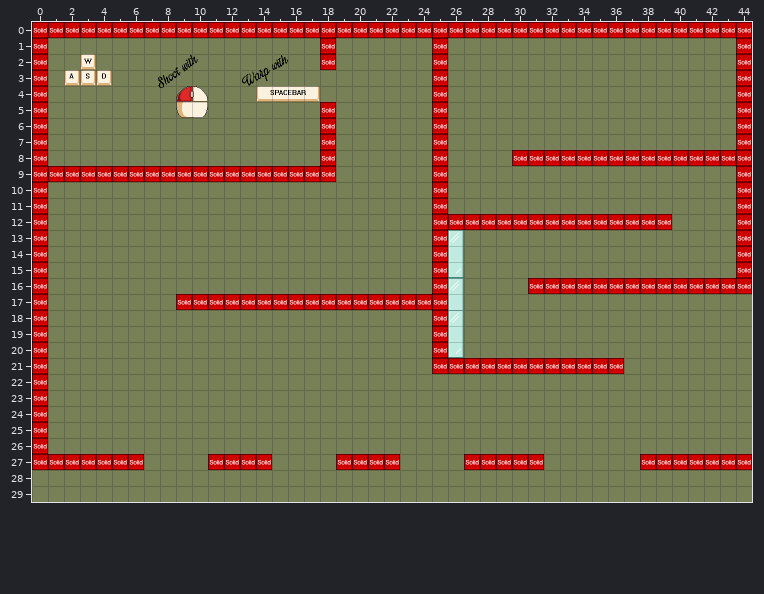
Tiled map, stored at GitHub/data/tileset/level1.tmx. That is the earlier state.
Cells are 32x32 px. Shown: x 0..44, y 0..29.
After:
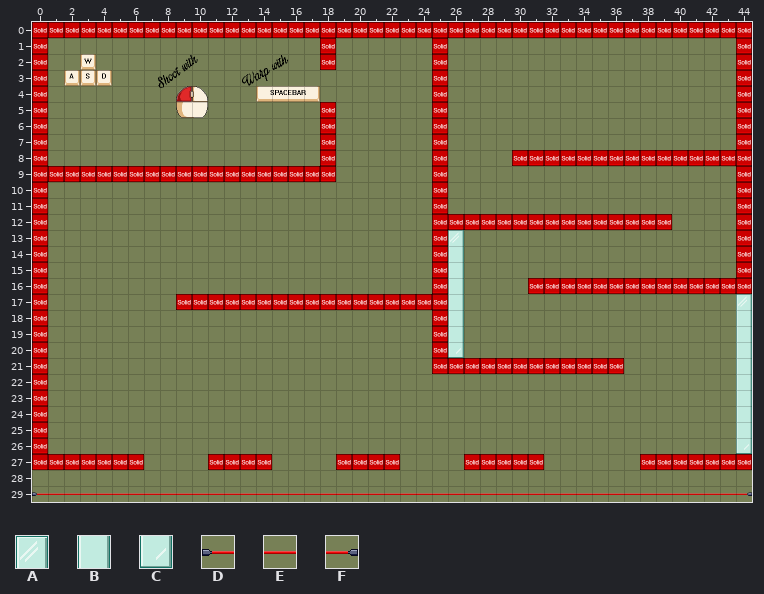
Key: from "gametileset": A 178, B 203, C 228, D 278, E 279, F 280.
_ is an empty cell.
Diff:
Layer "Background":
y 15: x 26 C -> B
y 16: x 26 A -> B
y 17: x 44 _ -> A
y 18: x 26 A -> B; x 44 _ -> B
y 19..25: x 44 _ -> B
y 26: x 44 _ -> C
y 29: x 0..44 _____________________________________________ -> DEEEEEEEEEEEEEEEEEEEEEEEEEEEEEEEEEEEEEEEEEEEF
